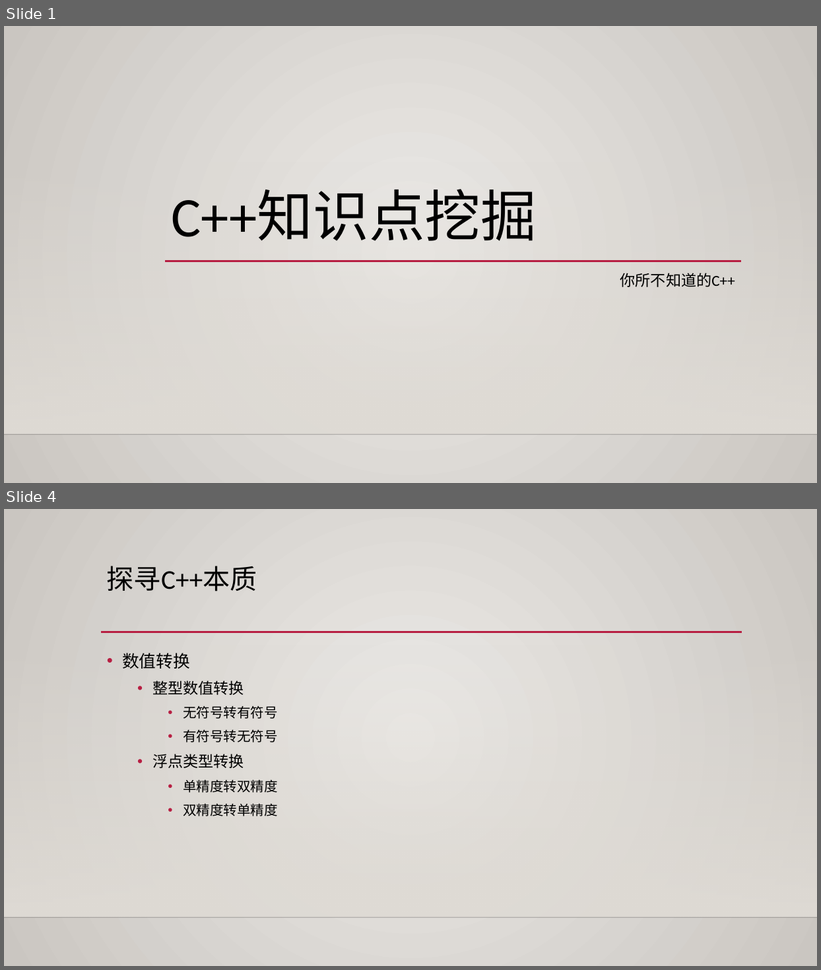
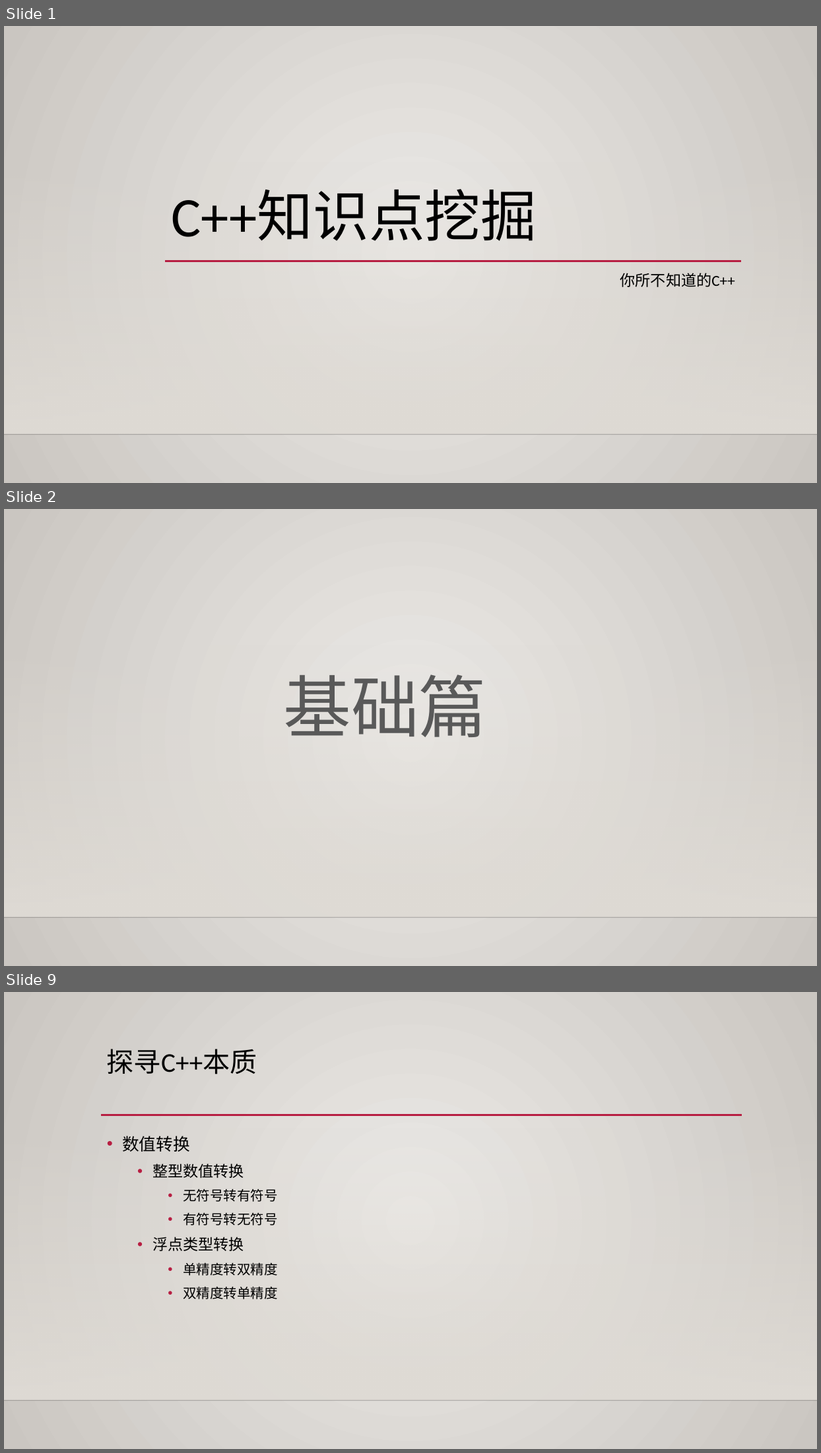
Before and after one commit to albertclass/Lessons, a slide deck: advance c++/courseware.pptx. Shown one above the other, each under a label of ours: slides 1 and 4 before the commit, slides 1, 2 and 9 after it; the slides between them are not shown. The pictures are 821x970 and 821x1453 pixels, drawn with LibreOffice and Linux fonts; fonts in the diff are those of the drawing; background and template pictures are left out. Boxes give left, top, right and bottom in pixels: in the first picture for what was removed or moved away, otherwise in the second. Text is boxed around its words. In the diff, an @@ line names an element or a change of style, - is before the commit and + after.

```diff
--- a/advance c++/courseware.pptx
+++ b/advance c++/courseware.pptx
@@ slide 2 added at bbox=[4, 509, 817, 966], background gradient #ECEAE7 to #CAC7C1; not listed: 2 template elements that a slide beside it also shows @@
@@ text added at bbox=[283, 675, 486, 737], 80 pt, text #595959 @@
+基础篇
@@ what was slide 4 is now slide 9 @@
```
Also in this commit, not shown: 2 slides changed, 4 other slides added, 6 other files.
